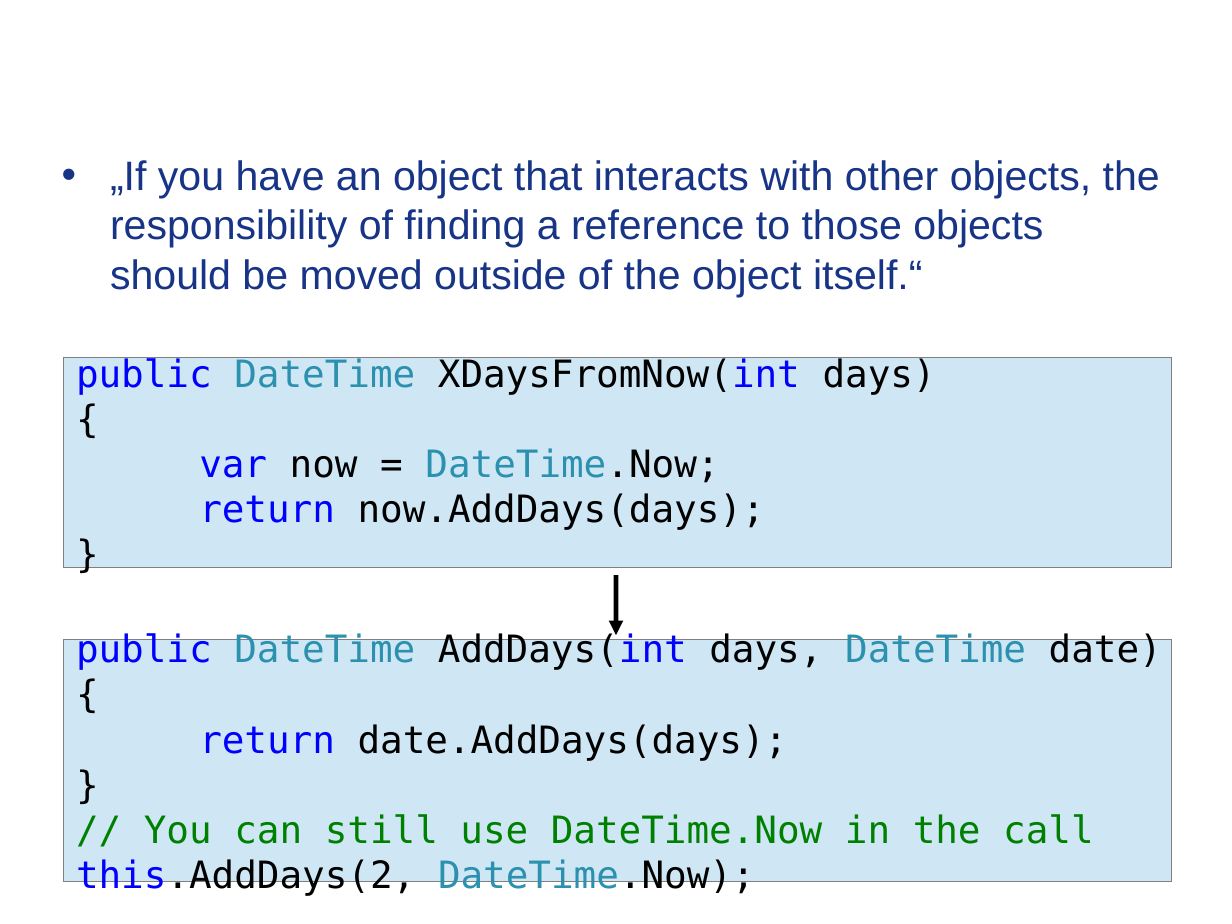
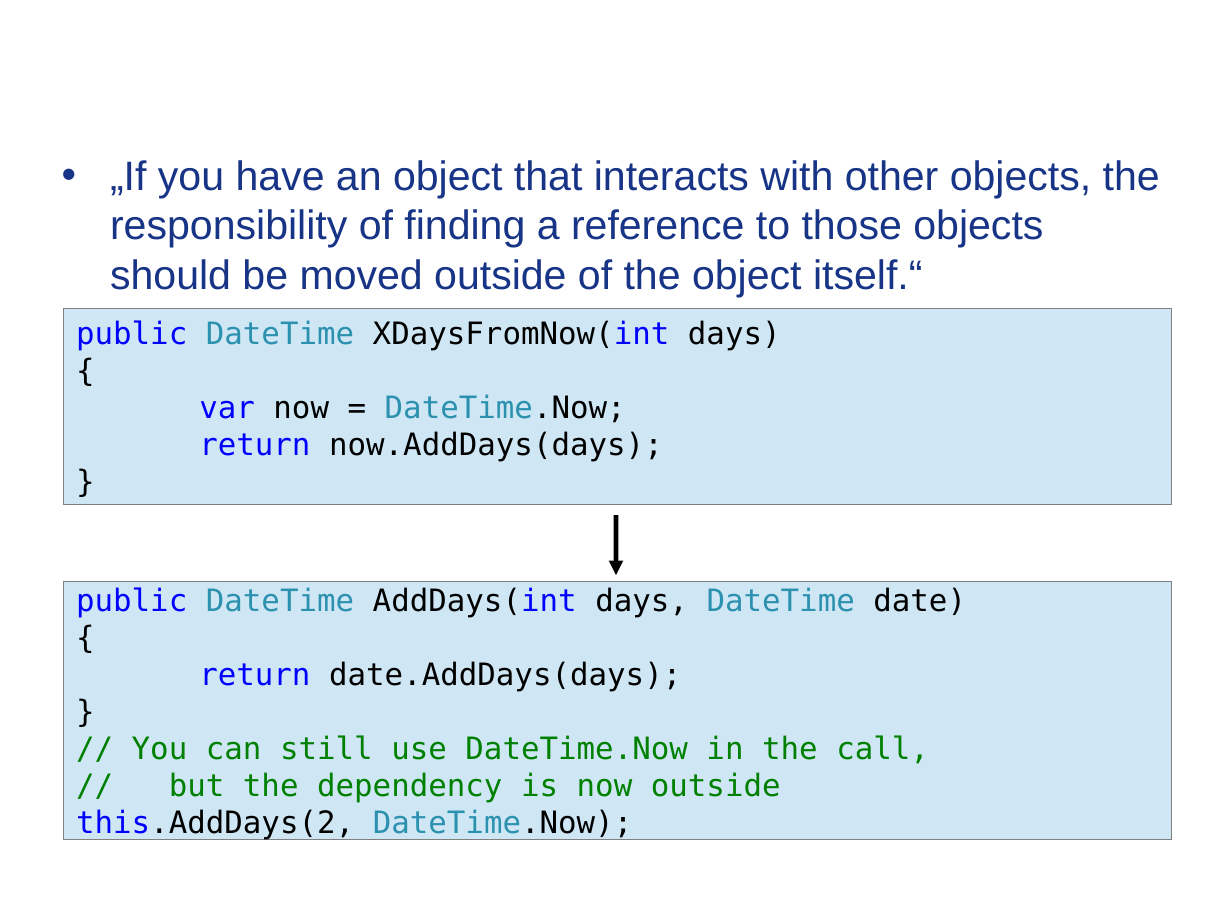
Before and after one commit to Timothep/MarathonWOShoes, a slide deck: slide 38 of BarefootMarathon.odp. Drawn at 1232x924 pixels with LibreOffice and Linux fonts; fonts in the diff are those of the drawing; background and template pictures are left out. Boxes give left, top, right and bottom in pixels: in the first picture for what was removed or moved away, otherwise in the second. Text is boxed around its words. In the diff, an @@ line names an element or a change of style, - is before the commit and + after.

```diff
--- a/BarefootMarathon.odp
+++ b/BarefootMarathon.odp
@@ rectangle "public DateTime XDaysFromNow(int days)" resized from (x1=64, y1=357, x2=1172, y2=568) to (x1=64, y1=309, x2=1172, y2=505) @@
@@ rectangle "public DateTime XDaysFromNow(int days)" at (x1=64, y1=309, x2=1172, y2=505): size 22 to 18 pt @@
@@ arrow moved from (616, 575) - (616, 636) to (616, 515) - (616, 575) @@
@@ rectangle "public DateTime AddDays(int days, DateTime ..." resized from (x1=64, y1=639, x2=1172, y2=881) to (x1=64, y1=582, x2=1172, y2=839) @@
@@ text in rectangle at (x1=76, y1=587, x2=966, y2=840): size 22 to 18 pt in "public DateTime AddDays(int days, DateTime date)", "{", "return date.AddDays(days);", "}" and 1 more places @@
@@ text in rectangle at (x1=132, y1=735, x2=929, y2=803): text changed; size 22 to 18 pt @@
-// You can still use DateTime.Now in the call
+// You can still use DateTime.Now in the call,
+// but the dependency is now outside
```
Also in this commit, not shown: 4 other slides changed, 2 slides added, 3 slides removed, 1 other file.
